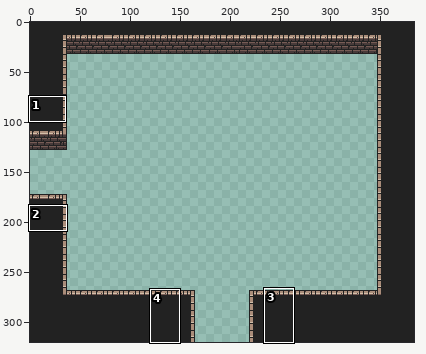
Two states of a sprite sheet, assets/maps/room_cornerTopRight_foreground.png. The picture above shows the old version from afar; the outline marks the close-up.
Close-up. Before the commit:
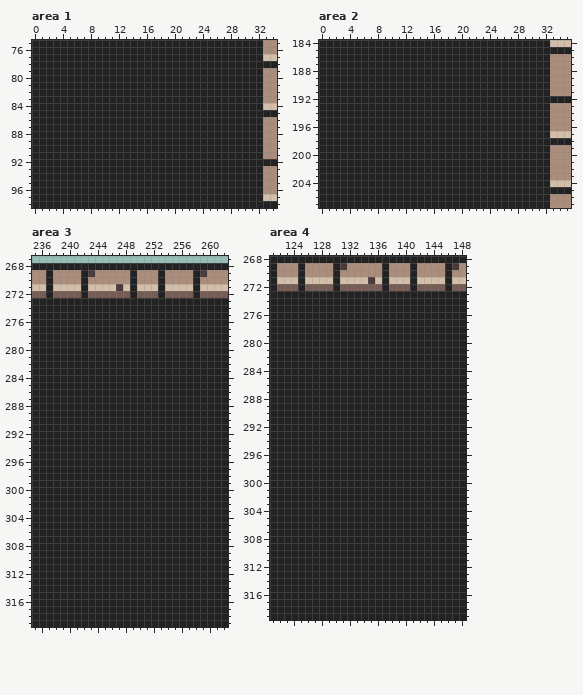
The file is 384x320 pixels. Shown: area 1: x 0..34, y 75..98; area 2: x 0..35, y 184..207; area 3: x 235..262, y 267..319; area 4: x 121..148, y 268..319.
New version:
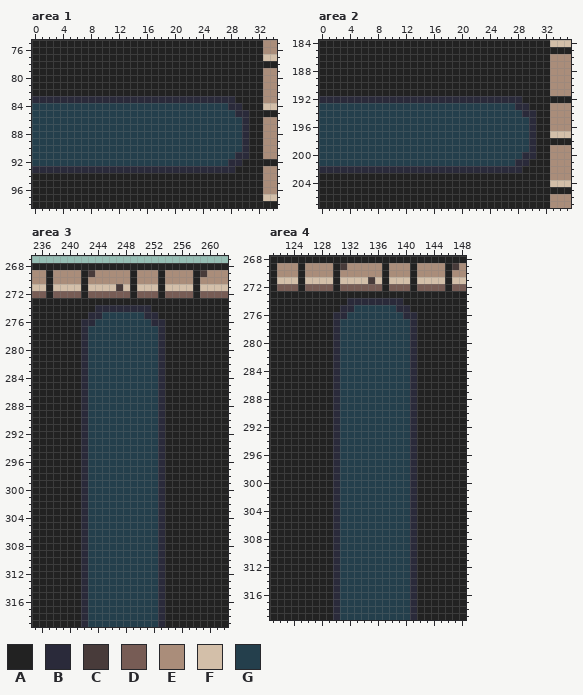
Palette (. is transparent): A #222222  B #2a2a3a  C #483b3a  D #775c55  E #aa8d7a  F #d3bfa9  G #243f4c
Changes in this commit:
Area 1:
Colour A becomes colour B in row 83 at x 0 to 28; in row 84 at x 28 to 29; in row 85 at x 29 to 30; in rows 86 to 90 at x 30; in row 91 at x 29 to 30; in row 92 at x 28 to 29.
Colour A becomes colour B in row 93 at x 0 to 28.
Colour A becomes colour G in row 84 at x 0 to 27; in row 85 at x 0 to 28; in rows 86 to 90 at x 0 to 29; in row 91 at x 0 to 28; in row 92 at x 0 to 27.
Area 2:
Colour A becomes colour B in row 192 at x 0 to 28; in row 193 at x 28 to 29; in row 194 at x 29 to 30; in rows 195 to 199 at x 30; in row 200 at x 29 to 30; in row 201 at x 28 to 29.
Colour A becomes colour B in row 202 at x 0 to 28.
Colour A becomes colour G in row 193 at x 0 to 27; in row 194 at x 0 to 28; in rows 195 to 199 at x 0 to 29; in row 200 at x 0 to 28; in row 201 at x 0 to 27.
Area 3:
Colour A becomes colour B in row 274 at x 244 to 251; in row 275 at x 243 to 244 and 251 to 252; in row 276 at x 242 to 243 and 252 to 253; in rows 277 to 319 at x 242 and 253.
Colour A becomes colour G in row 275 at x 245 to 250; in row 276 at x 244 to 251; in rows 277 to 319 at x 243 to 252.
Area 4:
Colour A becomes colour B in row 274 at x 132 to 139; in row 275 at x 131 to 132 and 139 to 140; in row 276 at x 130 to 131 and 140 to 141; in rows 277 to 319 at x 130 and 141.
Colour A becomes colour G in row 275 at x 133 to 138; in row 276 at x 132 to 139; in rows 277 to 319 at x 131 to 140.
